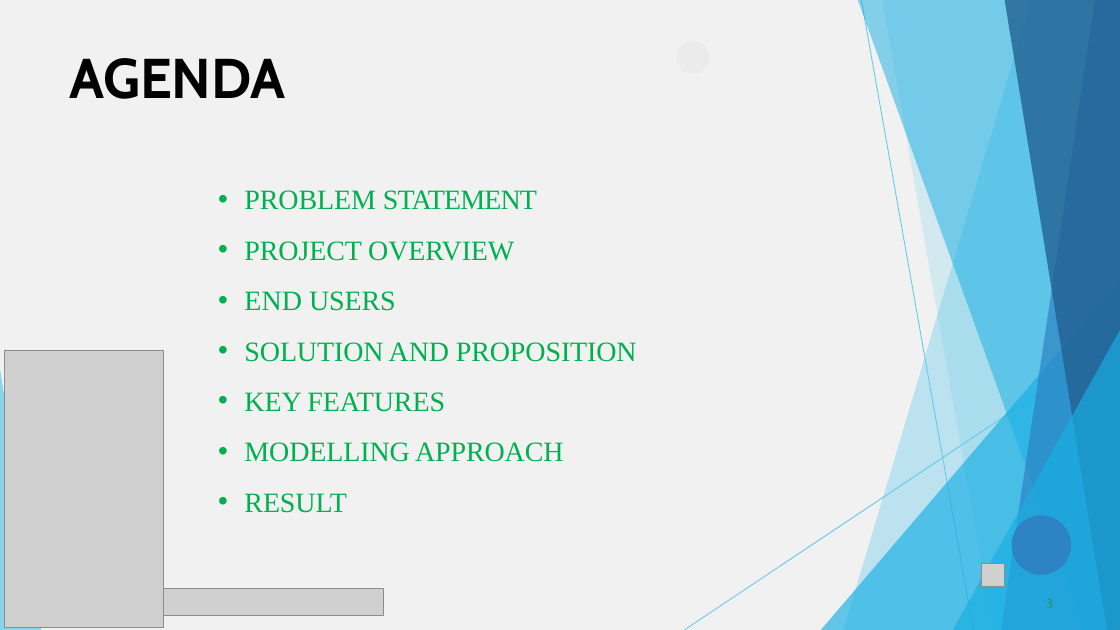
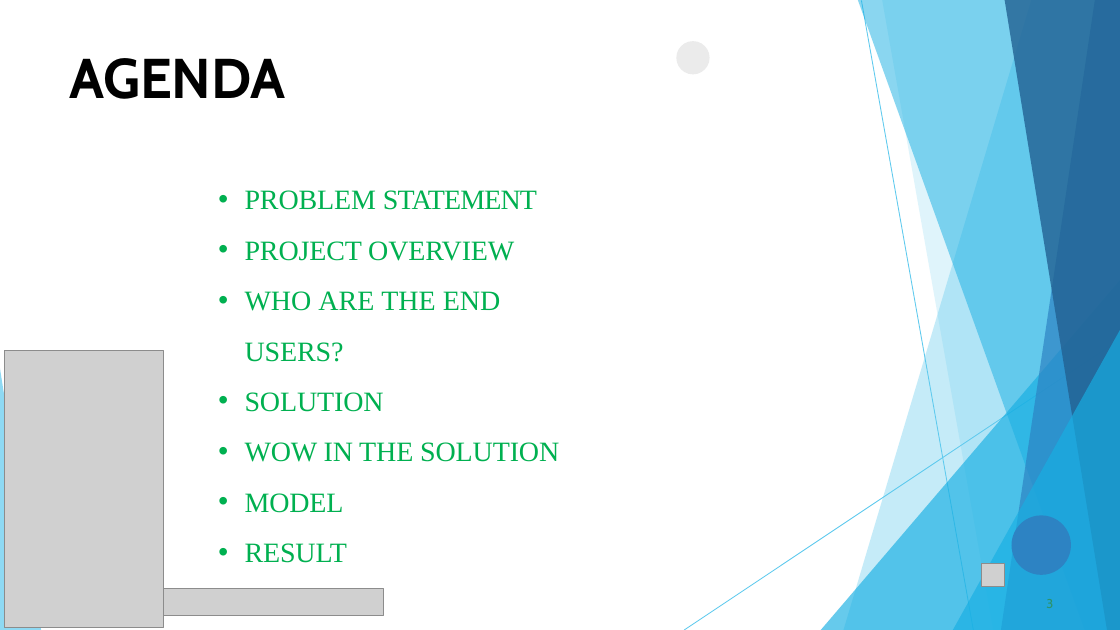
Before and after one commit to Praveena1108/tnsdc-genAI, a slide deck: slide 3 of TNSDC-GENAI PPT.pptx. Drawn at 1120x630 pixels with LibreOffice and Linux fonts; fonts in the diff are those of the drawing; grey boxes stand for pictures. Boxes give left, top, right and bottom in pixels: in the first picture for what was removed or moved away, otherwise in the second. Text is boxed around its words. In the diff, an @@ line names an element or a change of style, - is before the commit and + after.

```diff
--- a/TNSDC-GENAI PPT.pptx
+++ b/TNSDC-GENAI PPT.pptx
@@ freeform shape removed at (x1=0, y1=0, x2=1120, y2=630) @@
@@ text at (x1=245, y1=291, x2=559, y2=513): text changed @@
-• END USERS
-• SOLUTION AND PROPOSITION
-• KEY FEATURES
-• MODELLING APPROACH
+• WHO ARE THE END USERS?
+• SOLUTION
+• WOW IN THE SOLUTION
+• MODEL
```
Also in this commit, not shown: 8 other slides changed, 2 slides added, 2 slides removed.
